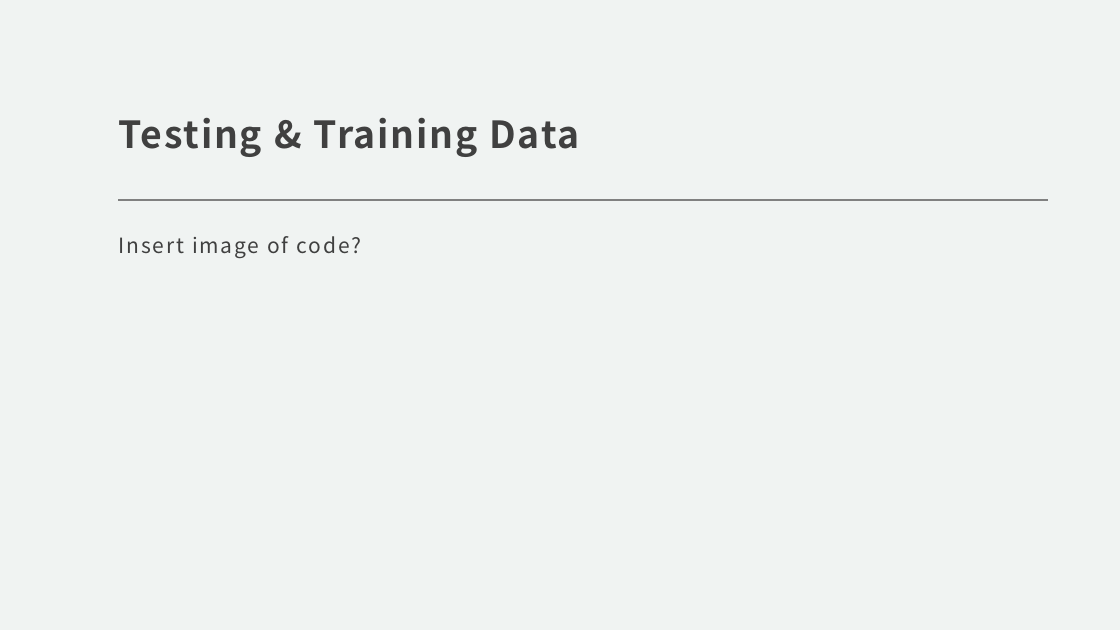
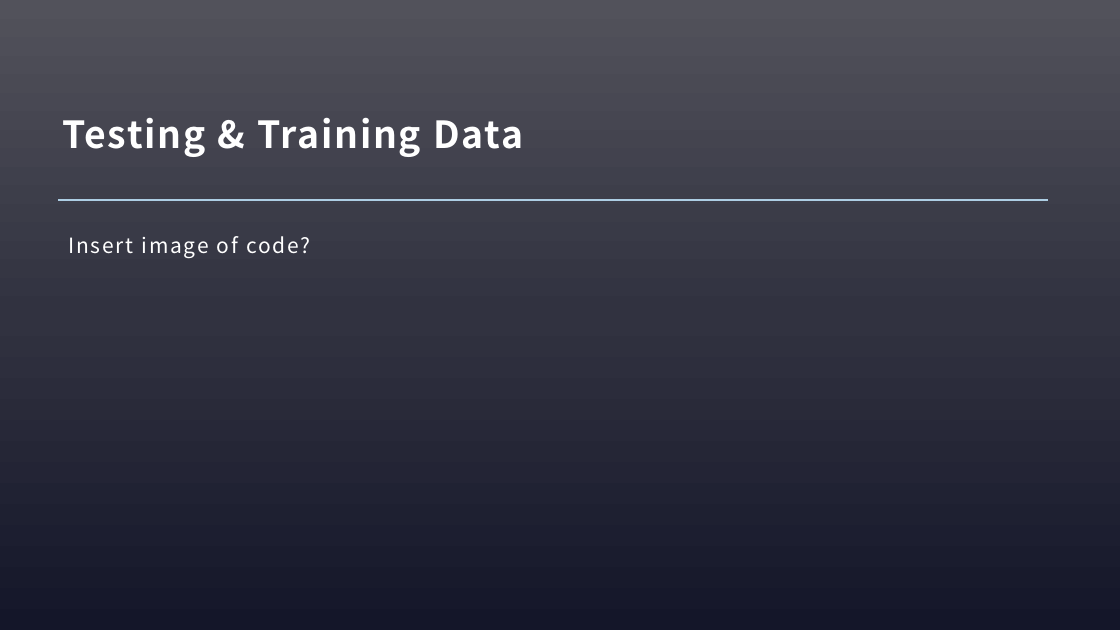
Before and after one commit to Dereksh/Stock_Technical_Analysis, a slide deck: slide 15 of Stock Purchasing Financial Analysis.pptx (slide 8 before the commit). Drawn at 1120x630 pixels with LibreOffice and Linux fonts; fonts in the diff are those of the drawing. Boxes give left, top, right and bottom in pixels: in the first picture for what was removed or moved away, otherwise in the second. Text is boxed around its words. In the diff, an @@ line names an element or a change of style, - is before the commit and + after.

```diff
--- a/Stock Purchasing Financial Analysis.pptx
+++ b/Stock Purchasing Financial Analysis.pptx
@@ background #F0F3F2 to gradient #52535C to #313240 to #141629 @@
@@ title "Testing & Training Data" at [63,118,523,157]: text colour #404040 to #FFFFFF @@
@@ title "Testing & Training Data": place and size @@
-title "Testing & Training Data" at [119,118,580,157]
+title "Testing & Training Data" at [63,118,523,157]
@@ line added from (1048, 200) to (58, 200), #ADCEE4 2.25 pt @@
@@ line (1048, 200) - (118, 200): stroke #808080 2.25 pt to #000000 2.25 pt @@
@@ line (176, 200) - (982, 200): stroke #808080 2 pt to #FFFFFF 2 pt @@
@@ text "Insert image of code?": place and size @@
-text "Insert image of code?" at [119,236,361,258]
+text "Insert image of code?" at [68,236,310,258]
@@ text "Insert image of code?" at [68,236,310,258]: text colour #404040 to #FFFFFF @@
```
Also in this commit, not shown: 4 other slides changed, 12 slides added, 4 slides removed, 7 other files.
